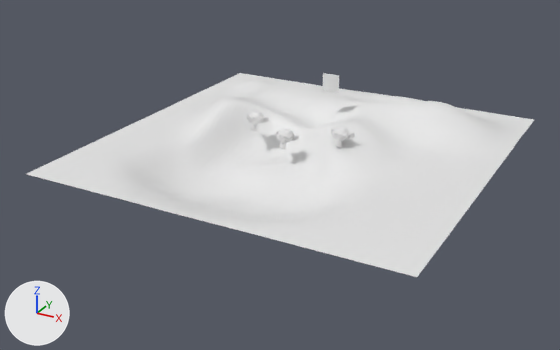
Before and after pictures for a commit that changed the glTF model resources/models/terrain.glb.
The view is the same before and after, from a camera (50 mm lens) standing at (35.2, -68.9, 25.3) and looking at (-1.2, -2.7, -7.8). Every picture has the same lights, and +X, +Y and +Z are marked at lower left. Where no turn or scale is listed for an object, it has been applied to the vertices. Vertices at the same position are counted once.
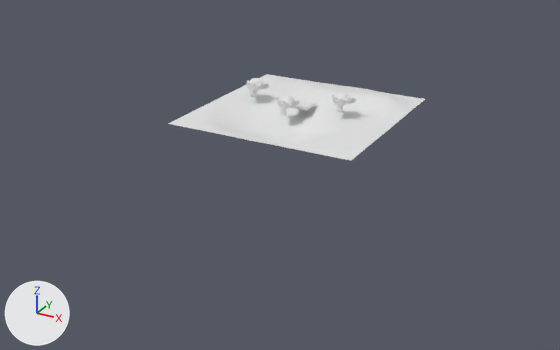
Where the change shows, as pixel boxes [x1, y1, x2, y2] in the pictures (560 x 350 px; the box of a moved part takes in the faces that stretch with it):
'Grid', reshaped, moved, rescaled (49% narrower, 57% shorter)
    before: [27, 73, 534, 277]
    after: [168, 74, 425, 161]
'Plane', deleted
    before: [323, 73, 339, 93]
'Cube', added
    after: [290, 99, 315, 110]
part 1 of me_grid, moved or reshaped
    before: [121, 79, 477, 219]
    after: [212, 78, 394, 142]

The change, as a diff of the scene's bpy script:
```diff
--- a/resources/models/terrain.glb.py
+++ b/resources/models/terrain.glb.py
@@ me_grid @@
 # used by ob_grid; location = (0.0, 0.0, -5.0); scale = (20.0, 20.0, 20.0)
-me_grid.from_pydata(...)  # 10201 vertices, 20000 faces; spans x -1.0..1.0, y -1.0..1.0, z -0.18..0.15
+me_grid.from_pydata(...)  # 10201 vertices, 20000 faces; spans x -1.0..1.0, y -1.0..1.0, z -0.16..0.1
+# me_grid part 1: 4571 of 10201 vertices moved; they spanned x -0.86..0.75, y -0.7..0.92, z -0.18..0.15 and now span x -0.86..0.75, y -0.71..0.92, z -0.16..0.1; mean shift (0.0, 0.0, 0.0); largest move (-0.51, 0.08, 0.13) -> (-0.49, 0.07, 0.02)
@@ me_cube @@
+me_cube.from_pydata(...)  # a box spanning x -1.0..1.0, y -1.0..1.0, z -0.16..0.16
@@ ob_plane @@
-ob_plane = bpy.data.objects.new('Plane', me_plane)
-ob_plane.location = (0.0, 6.83, 0.0)
@@ ob_grid @@
 ob_grid = bpy.data.objects.new('Grid', me_grid)
-ob_grid.location = (0.0, 0.0, -5.0)
-ob_grid.scale = (20.0, 20.0, 20.0)
+ob_grid.location = (0.0, 0.0, -1.22)
+ob_grid.scale = (10.0, 10.0, 10.0)
@@ ob_cube @@
+ob_cube = bpy.data.objects.new('Cube', me_cube)
+ob_cube.location = (0.0, 0.0, -0.54)
```
